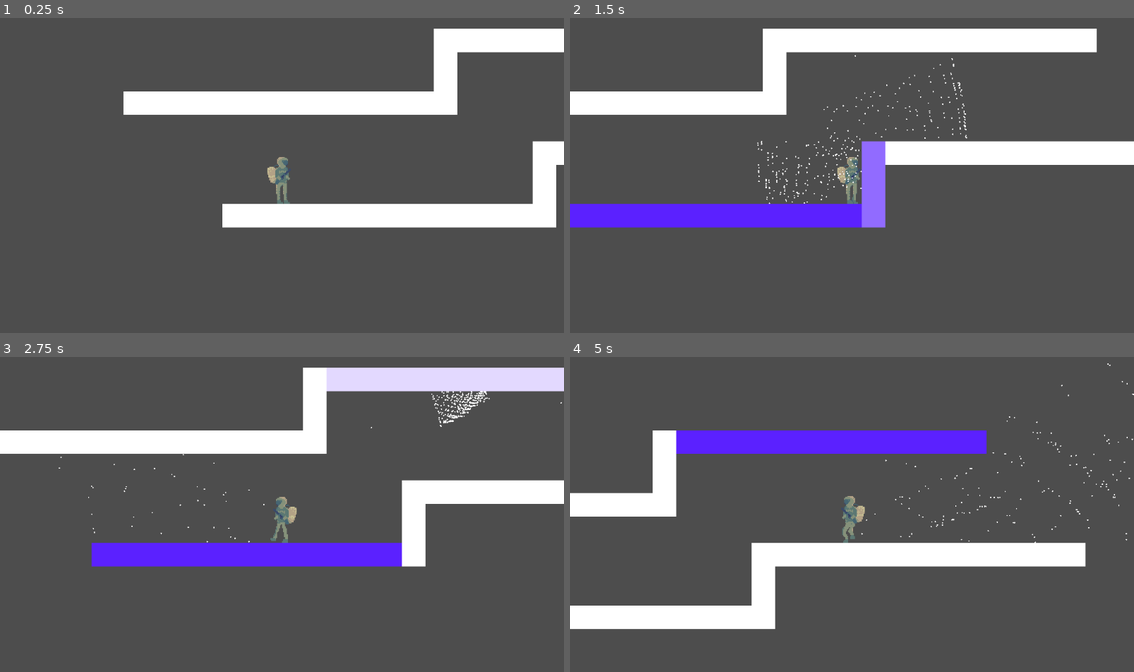
Above: before the commit, frames 1-4 (two rows, left to right).
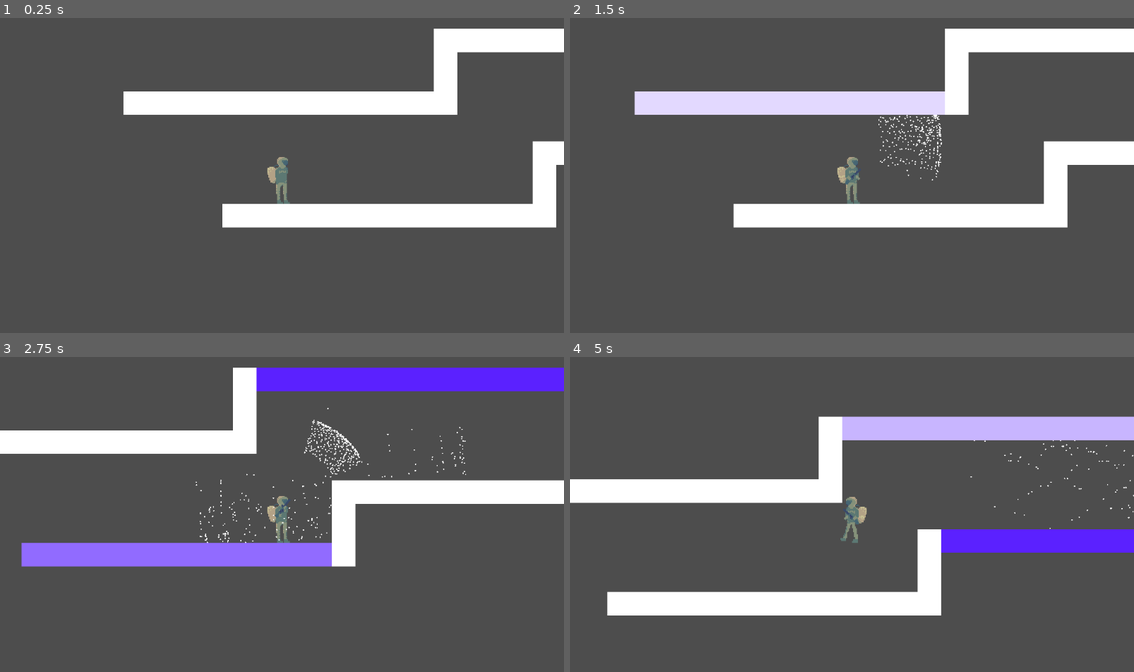
Above: after the commit, the same moments.

Repository: brokenskygames/PirateSoftware-Game-Jam-14
Game: Godot game, scene res://world.tscn
Two runs of this game, one before a commit and one after it. Both use one fixed random seed, a clock stepped at 60 frames per second and the inputs below.
Inputs (mouse positions are in pixels of both pictures, inside the frame that each line leads up to):
- Up to frame 1 (0.25 s): no input
- Up to frame 2 (1.5 s): tap Enter (ui_accept) at 0.5, 0.77 s; move the mouse to (976, 159) at 0.52 s; hold Right mouse button (alt_shoot) 0.53-1.28 s; hold D (ui_right) from 0.53 s (still down); click (976, 159) at 0.8 s; move the mouse to (739, 191) at 1.27 s; click (739, 191) at 1.35 s
- Up to frame 3 (2.75 s): tap Enter (ui_accept) at 1.52 s; right-click (169, 530) at 1.55 s; move the mouse to (338, 445) at 2.02 s; release D (ui_right) at 2.03 s; hold A (ui_left) from 2.03 s (still down); hold Right mouse button (alt_shoot) from 2.03 s (still down); click (338, 445) at 2.3 s
- Up to frame 4 (5 s): move the mouse to (823, 577) at 2.77 s; release A (ui_left) at 2.78 s; release Right mouse button (alt_shoot) at 2.78 s; hold D (ui_right) 2.78-4.28 s; click (823, 577) at 2.85 s; tap Enter (ui_accept) at 3.02, 3.77, 4.52 s; right-click (823, 577) at 3.05 s; move the mouse to (1021, 561) at 3.52 s; hold Right mouse button (alt_shoot) 3.53-4.28 s; click (1021, 561) at 3.8 s; move the mouse to (682, 467) at 4.27 s; hold A (ui_left) from 4.28 s (still down); click (682, 467) at 4.35 s; right-click (682, 467) at 4.55 s

The runs differ from the first frame. In frame 1, less than 0.1% of the frame differs, in the area x 47-52%, y 47-53%; in frame 2, 20%; in frame 3, 15%; in frame 4, 25%, in the area x 0-100%, y 2-87%.

Commit message:
update aim

Diff:
--- a/player/player.gd
+++ b/player/player.gd
@@ -3,6 +3,7 @@
 
 const SPEED = 300.0
 const JUMP_VELOCITY = -400.0
+var stop = false
 
 # Get the gravity from the project settings to be synced with RigidBody nodes.
 var gravity = ProjectSettings.get_setting("physics/2d/default_gravity")
@@ -10,6 +11,7 @@
 
 func _physics_process(delta):
 
+	$Sprites/weapon_1.hide()
 	var dir
 	get_input()
 	dir = get_global_mouse_position() - global_position
@@ -26,7 +28,7 @@
 	# Get the input direction and handle the movement/deceleration.
 	# As good practice, you should replace UI actions with custom gameplay actions.
 	var direction = Input.get_axis("ui_left", "ui_right")
-	if direction:
+	if direction and !stop:
 		velocity.x = direction * SPEED
 		$AnimatedSprite2D.animation = "run"
 		$AnimatedSprite2D.play()
@@ -34,9 +36,9 @@
 		velocity.x = move_toward(velocity.x, 0, SPEED)
 		$AnimatedSprite2D.stop()
 	move_and_slide()
-	if velocity.x < 0:
+	if velocity.x < -0.1:
 		$AnimatedSprite2D.flip_h = true
-	else:
+	elif velocity.x > 0.1:
 		$AnimatedSprite2D.flip_h = false
 
 
@@ -47,8 +49,25 @@
 
 func get_input():
 	if Input.is_action_pressed("alt_shoot"):
+		stop = true
+		$AnimatedSprite2D.animation = "aim"
+		$Sprites/weapon_1.show()
+		var shoot_direction = rad_to_deg($Sprites/weapon_1/Muzzle.rotation)
+		if shoot_direction > -90 and shoot_direction < 90:
+			velocity.x = 0
+			$AnimatedSprite2D.flip_h = false
+			$Sprites/weapon_1.flip_h = false
+			$Sprites/weapon_1.flip_v = false
+		else:
+			velocity.x = 0
+			$AnimatedSprite2D.flip_h = true
+			$Sprites/weapon_1.flip_h = false
+			$Sprites/weapon_1.flip_v = true
 		if Input.is_action_just_pressed("shoot"):
 			shoot_1()
+
+	else:
+		stop = false
 
 
 func shoot_1():
--- a/player/player.tscn
+++ b/player/player.tscn
@@ -8,6 +8,22 @@
 [sub_resource type="CapsuleShape2D" id="CapsuleShape2D_a68dr"]
 height = 48.0
 
+[sub_resource type="AtlasTexture" id="AtlasTexture_oklml"]
+atlas = ExtResource("2_35x03")
+region = Rect2(0, 64, 64, 64)
+
+[sub_resource type="AtlasTexture" id="AtlasTexture_q2l0g"]
+atlas = ExtResource("2_35x03")
+region = Rect2(64, 64, 64, 64)
+
+[sub_resource type="AtlasTexture" id="AtlasTexture_tqmuy"]
+atlas = ExtResource("2_35x03")
+region = Rect2(128, 64, 64, 64)
+
+[sub_resource type="AtlasTexture" id="AtlasTexture_50nw7"]
+atlas = ExtResource("2_35x03")
+region = Rect2(192, 64, 64, 64)
+
 [sub_resource type="AtlasTexture" id="AtlasTexture_g23p8"]
 atlas = ExtResource("1_xsbr3")
 region = Rect2(0, 0, 64, 64)
@@ -64,6 +80,23 @@
 animations = [{
 "frames": [{
 "duration": 1.0,
+"texture": SubResource("AtlasTexture_oklml")
+}, {
+"duration": 1.0,
+"texture": SubResource("AtlasTexture_q2l0g")
+}, {
+"duration": 1.0,
+"texture": SubResource("AtlasTexture_tqmuy")
+}, {
+"duration": 1.0,
+"texture": SubResource("AtlasTexture_50nw7")
+}],
+"loop": true,
+"name": &"aim",
+"speed": 5.0
+}, {
+"frames": [{
+"duration": 1.0,
 "texture": SubResource("AtlasTexture_g23p8")
 }, {
 "duration": 1.0,
@@ -119,49 +152,46 @@
 
 [sub_resource type="Animation" id="Animation_mm6w7"]
 resource_name = "shoot_1"
-length = 2.0
+length = 0.5
 tracks/0/type = "value"
 tracks/0/imported = false
 tracks/0/enabled = true
-tracks/0/path = NodePath("Sprites/body_1:frame")
+tracks/0/path = NodePath("Sprites/weapon_1:frame")
 tracks/0/interp = 1
 tracks/0/loop_wrap = true
 tracks/0/keys = {
-"times": PackedFloat32Array(0, 0.5, 1, 1.5),
-"transitions": PackedFloat32Array(1, 1, 1, 1),
+"times": PackedFloat32Array(0, 0.2, 0.4),
+"transitions": PackedFloat32Array(1, 1, 1),
 "update": 1,
-"values": [5, 6, 7, 8]
-}
-tracks/1/type = "value"
-tracks/1/imported = false
-tracks/1/enabled = true
-tracks/1/path = NodePath("Sprites/weapon_1:frame")
-tracks/1/interp = 1
-tracks/1/loop_wrap = true
-tracks/1/keys = {
-"times": PackedFloat32Array(0, 0.5, 1, 1.5),
-"transitions": PackedFloat32Array(1, 1, 1, 1),
+"values": [7, 8, 7]
+}
+
+[sub_resource type="Animation" id="Animation_pif72"]
+resource_name = "aim_1"
+tracks/0/type = "value"
+tracks/0/imported = false
+tracks/0/enabled = true
+tracks/0/path = NodePath("Sprites/weapon_1:frame")
+tracks/0/interp = 1
+tracks/0/loop_wrap = true
+tracks/0/keys = {
+"times": PackedFloat32Array(0, 0.2, 0.4),
+"transitions": PackedFloat32Array(1, 1, 1),
 "update": 1,
-"values": [5, 6, 7, 8]
-}
-
-[sub_resource type="Animation" id="Animation_gsb8q"]
-resource_name = "idle"
+"values": [5, 6, 7]
+}
 
 [sub_resource type="AnimationLibrary" id="AnimationLibrary_j0kal"]
 _data = {
-"idle": SubResource("Animation_gsb8q"),
+"aim_1": SubResource("Animation_pif72"),
 "shoot_1": SubResource("Animation_mm6w7")
 }
-
-[sub_resource type="AnimationRootNode" id="AnimationRootNode_8yb2s"]
 
 [node name="Player" type="CharacterBody2D"]
 collision_layer = 2
 script = ExtResource("1_hre51")
 
 [node name="CollisionShape2D" type="CollisionShape2D" parent="."]
-visible = false
 position = Vector2(0, 4)
 shape = SubResource("CapsuleShape2D_a68dr")
 
@@ -170,8 +200,8 @@
 
 [node name="AnimatedSprite2D" type="AnimatedSprite2D" parent="."]
 sprite_frames = SubResource("SpriteFrames_58gvy")
-animation = &"run"
-frame_progress = 0.0722765
+animation = &"aim"
+frame_progress = 0.0553488
 
 [node name="AnimationPlayer" type="AnimationPlayer" parent="."]
 libraries = {
@@ -188,18 +218,10 @@
 frame = 5
 
 [node name="weapon_1" type="Sprite2D" parent="Sprites"]
-visible = false
 texture = ExtResource("3_hwwdh")
 hframes = 5
 vframes = 8
-frame = 5
+frame = 7
 
 [node name="Muzzle" type="Marker2D" parent="Sprites/weapon_1"]
 position = Vector2(19, -4)
-
-[node name="AnimationTree" type="AnimationTree" parent="."]
-libraries = {
-"": SubResource("AnimationLibrary_j0kal")
-}
-tree_root = SubResource("AnimationRootNode_8yb2s")
-anim_player = NodePath("../AnimationPlayer")
Not shown, added: assets/PixelArt/Tiles/TilesOne.png.import
Not shown: 1 places in player/player.tscn that only renumber resources
